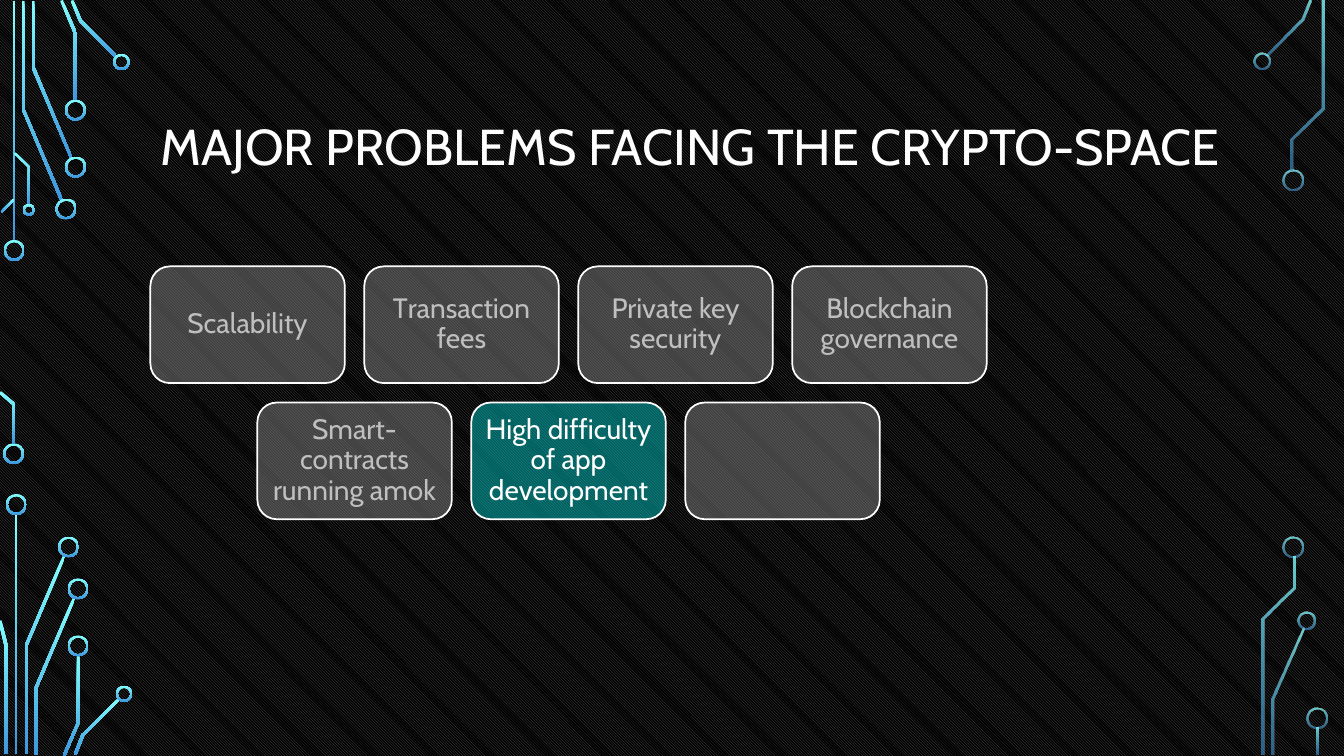
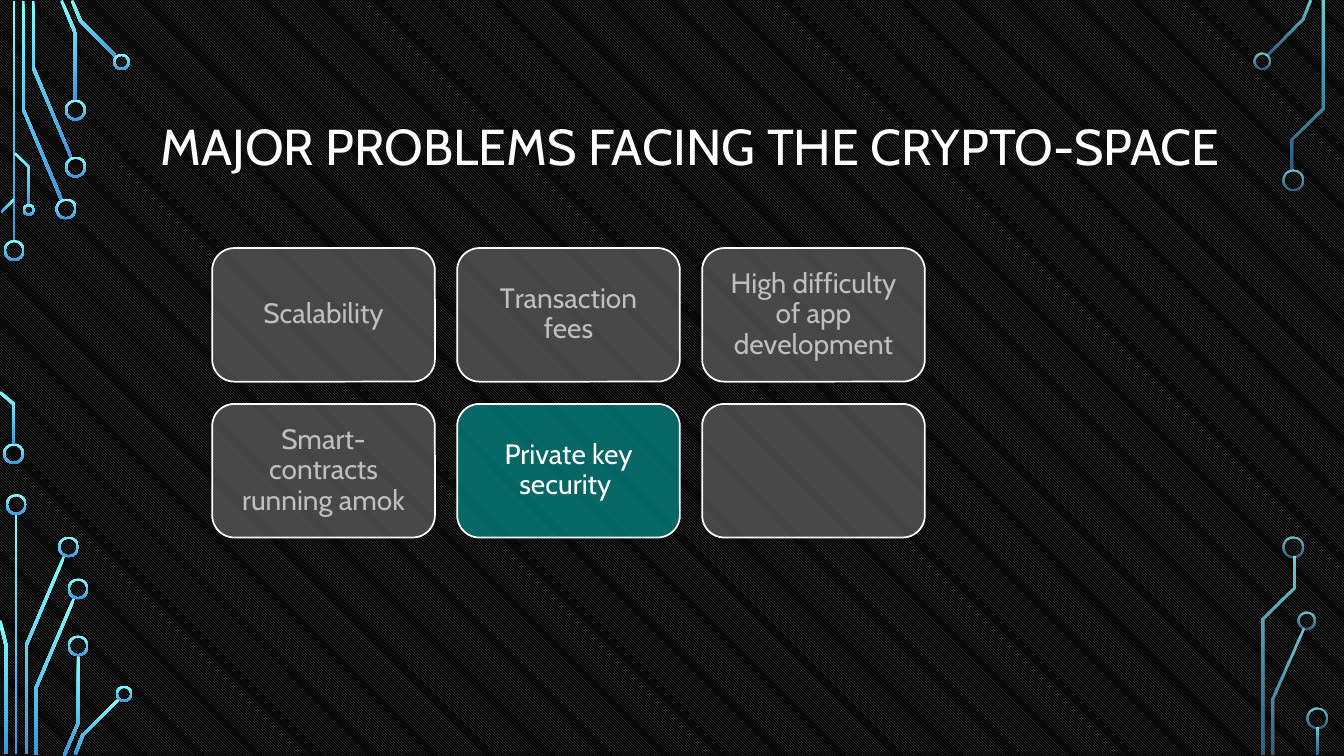
Before and after one commit to tokenika/tokenika.github.io, a slide deck: slide 21 of WarsawBlock(3).pptx (slide 22 before the commit). Drawn at 1344x756 pixels with LibreOffice and Linux fonts; fonts in the diff are those of the drawing; background and template pictures are left out. Boxes give left, top, right and bottom in pixels: in the first picture for what was removed or moved away, otherwise in the second. Text is boxed around its words. In the diff, an @@ line names an element or a change of style, - is before the commit and + after.

```diff
--- a/WarsawBlock(3).pptx
+++ b/WarsawBlock(3).pptx
@@ rounded rectangle: place and size @@
-rounded rectangle at <box>150,266,345,383</box>
+rounded rectangle at <box>213,248,436,382</box>
@@ text "Scalability": place and size @@
-text "Scalability" at <box>187,312,307,340</box>
+text "Scalability" at <box>263,302,383,330</box>
@@ rounded rectangle removed at <box>364,266,559,383</box> @@
@@ rounded rectangle: place and size @@
-rounded rectangle at <box>579,266,773,383</box>
+rounded rectangle at <box>458,248,681,382</box>
@@ text "Transaction fees": place and size @@
-text "Transaction fees" at <box>393,298,530,348</box>
+text "Transaction fees" at <box>500,288,637,338</box>
@@ rounded rectangle: place and size @@
-rounded rectangle at <box>792,266,987,383</box>
+rounded rectangle at <box>703,248,926,382</box>
@@ text "High difficulty of app development": place and size @@
-text "High difficulty of app development" at <box>486,418,651,506</box>
+text "High difficulty of app development" at <box>731,272,896,360</box>
@@ text "High difficulty of app development" at <box>731,272,896,360</box>: text colour #FFFFFF to #BFBFBF @@
@@ text removed at <box>821,297,959,355</box> @@
-Blockchain governance
@@ rounded rectangle: place and size @@
-rounded rectangle at <box>257,402,452,519</box>
+rounded rectangle at <box>213,404,436,538</box>
@@ text "Smart-contracts running amok": place and size @@
-text "Smart-contracts running amok" at <box>273,419,436,506</box>
+text "Smart-contracts running amok" at <box>242,429,405,516</box>
@@ rounded rectangle: place and size @@
-rounded rectangle at <box>472,402,666,519</box>
+rounded rectangle at <box>458,404,681,538</box>
@@ text "Private key security": place and size @@
-text "Private key security" at <box>612,297,739,355</box>
+text "Private key security" at <box>505,443,632,501</box>
@@ text "Private key security" at <box>505,443,632,501</box>: text colour #BFBFBF to #FFFFFF @@
@@ rounded rectangle: place and size @@
-rounded rectangle at <box>686,402,880,519</box>
+rounded rectangle at <box>703,404,926,538</box>
```
Also in this commit, not shown: 7 other slides changed, 1 slide removed, 1 other file.
